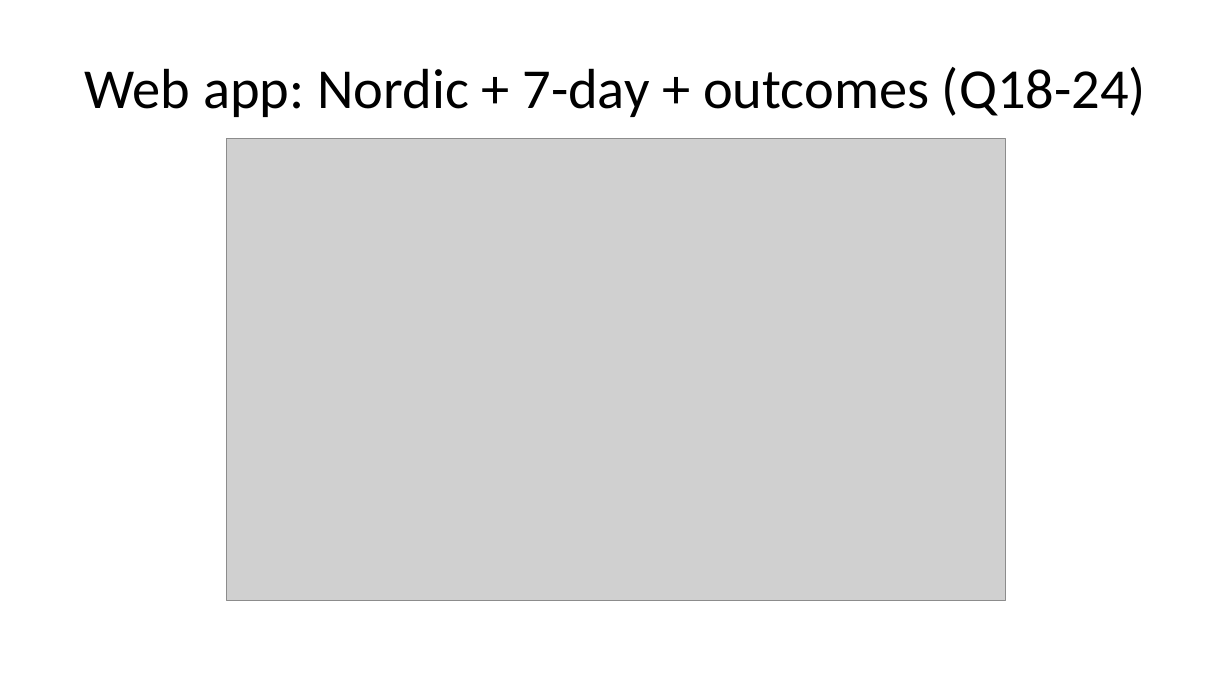
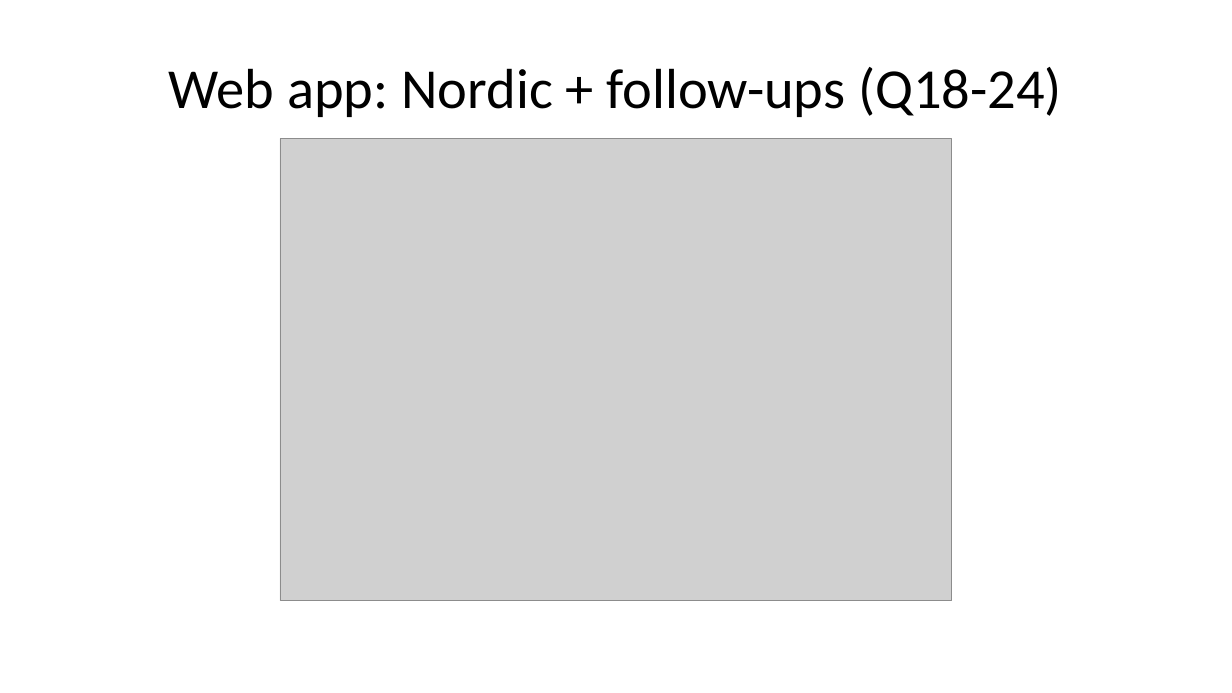
Before and after one commit to AilaVishnu/ergonomic-risk-factor-prediction, a slide deck: slide 58 of deck/Ergonomic_Risk_Factor_Prediction_Project_Plan_WITH_RESULTS.pptx (slide 57 before the commit). Drawn at 1232x693 pixels with LibreOffice and Linux fonts; fonts in the diff are those of the drawing; grey boxes stand for pictures. Boxes give left, top, right and bottom in pixels: in the first picture for what was removed or moved away, otherwise in the second. Text is boxed around its words. In the diff, an @@ line names an element or a change of style, - is before the commit and + after.

```diff
--- a/deck/Ergonomic_Risk_Factor_Prediction_Project_Plan_WITH_RESULTS.pptx
+++ b/deck/Ergonomic_Risk_Factor_Prediction_Project_Plan_WITH_RESULTS.pptx
@@ title at box(169, 67, 1062, 117): text changed @@
-Web app: Nordic + 7-day + outcomes (Q18-24)
+Web app: Nordic + follow-ups (Q18-24)
@@ picture: place and size @@
-picture at box(227, 139, 1006, 601)
+picture at box(280, 139, 952, 601)
```
Also in this commit, not shown: 4 other slides changed, 3 slides added, 17 other files.
